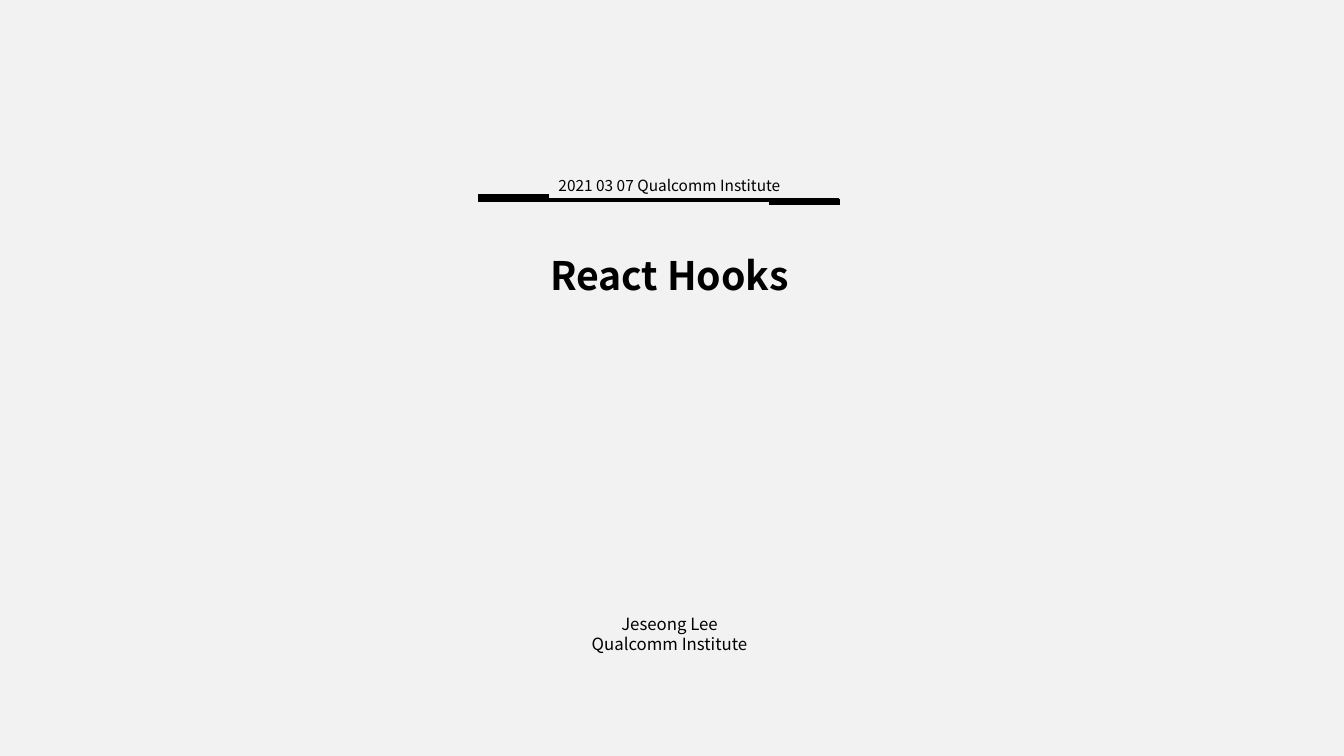
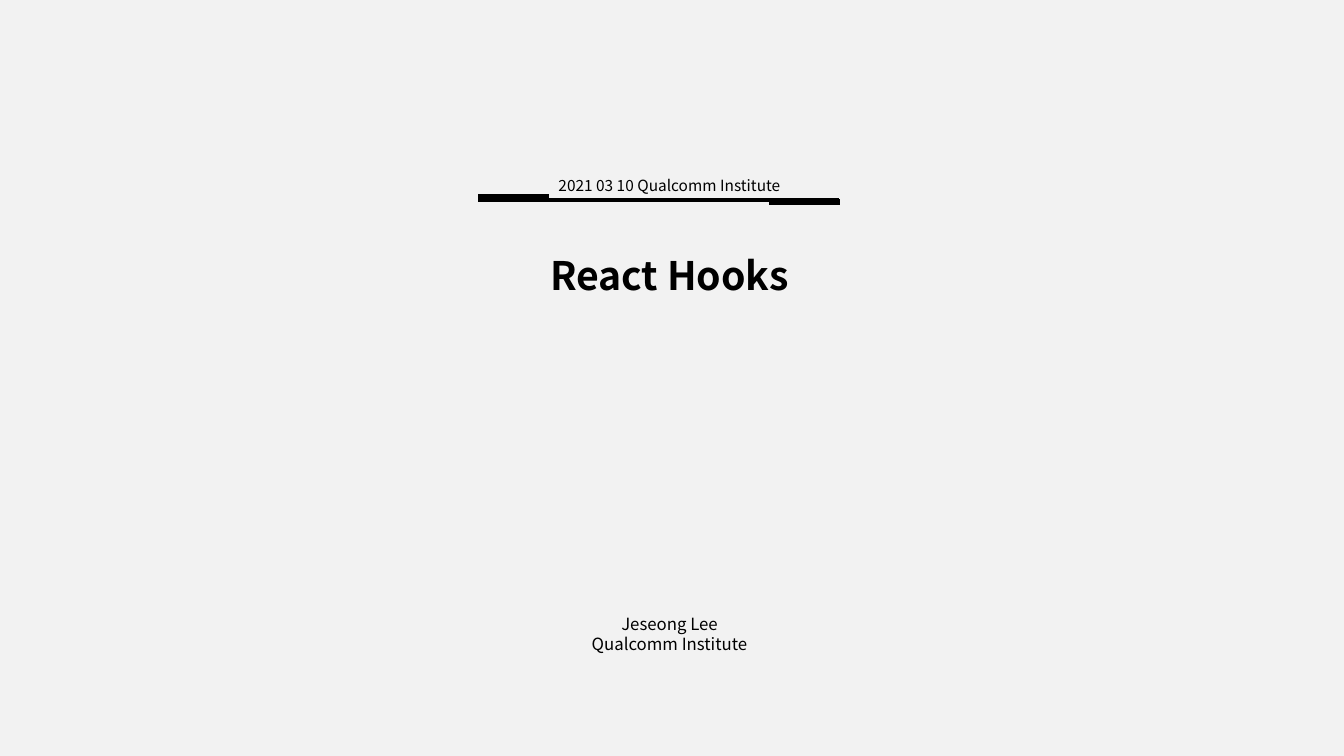
Before and after one commit to J3SUNG/Seminar, a slide deck: slide 1 of 210310_React_Hooks.pptx. Drawn at 1344x756 pixels with LibreOffice and Linux fonts; fonts in the diff are those of the drawing. Boxes give left, top, right and bottom in pixels: in the first picture for what was removed or moved away, otherwise in the second. Text is boxed around its words. In the diff, an @@ line names an element or a change of style, - is before the commit and + after.

Commit message:
21-03-10-02

```diff
--- a/210310_React_Hooks.pptx
+++ b/210310_React_Hooks.pptx
@@ text at (558,178,780,194): text changed @@
-2021 03 07 Qualcomm Institute
+2021 03 10 Qualcomm Institute
```
